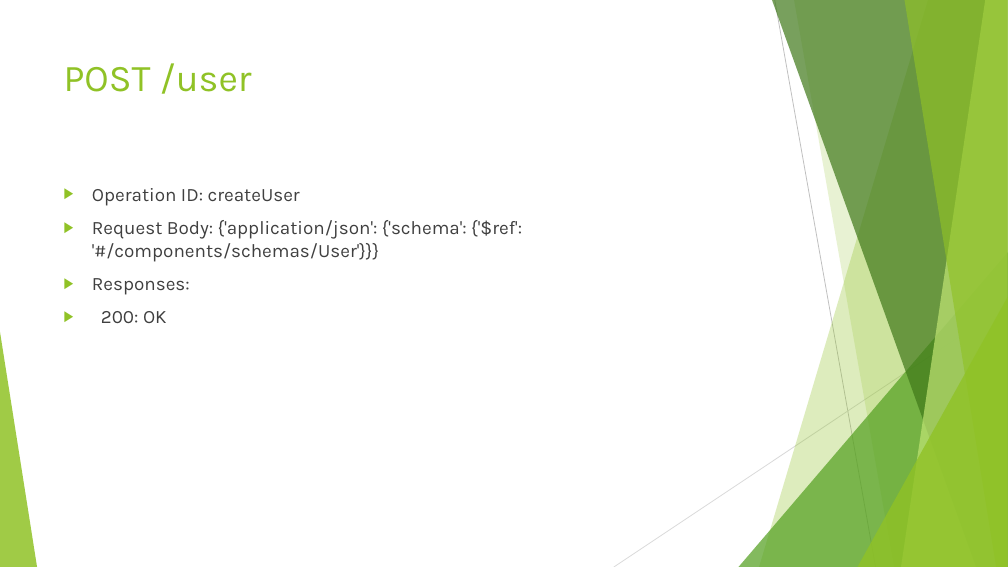
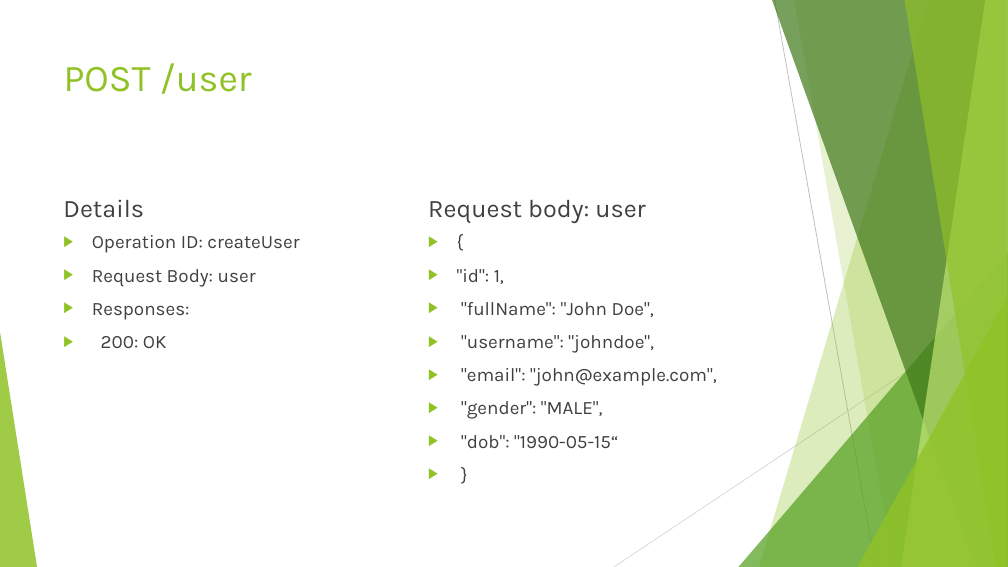
Before and after one commit to jidni911/sdcianSpring, a slide deck: slide 12 of Project SDC.pptx. Drawn at 1008x567 pixels with LibreOffice and Linux fonts; fonts in the diff are those of the drawing. Boxes give left, top, right and bottom in pixels: in the first picture for what was removed or moved away, otherwise in the second. Text is boxed around its words. In the diff, an @@ line names an element or a change of style, - is before the commit and + after.

Commit message:
pptx update 1

```diff
--- a/Project SDC.pptx
+++ b/Project SDC.pptx
@@ text added at (63, 199, 144, 218), 24 pt, text #404040 @@
+Details
@@ text added at (428, 200, 645, 223), 24 pt, text #404040 @@
+Request body: user
@@ text "Operation ID: createUser": place and size @@
-text "Operation ID: createUser" at (92, 188, 522, 323)
+text "Operation ID: createUser" at (92, 235, 299, 348)
@@ text at (92, 269, 256, 287): text changed @@
-▶ Request Body: {'application/json': {'schema': {'$ref': '#/components/schemas/User'}}}
+▶ Request Body: user
@@ text added at (457, 269, 717, 448), 18 pt, text #404040 @@
+▶ {
+▶ "id": 1,
+▶ "fullName": "John Doe",
+▶ "username": "johndoe",
+▶ "email": "john@example.com",
+▶ "gender": "MALE",
+▶ "dob": "1990-05-15“
+▶ }
```
Also in this commit, not shown: 4 other slides changed, 1 other file.
